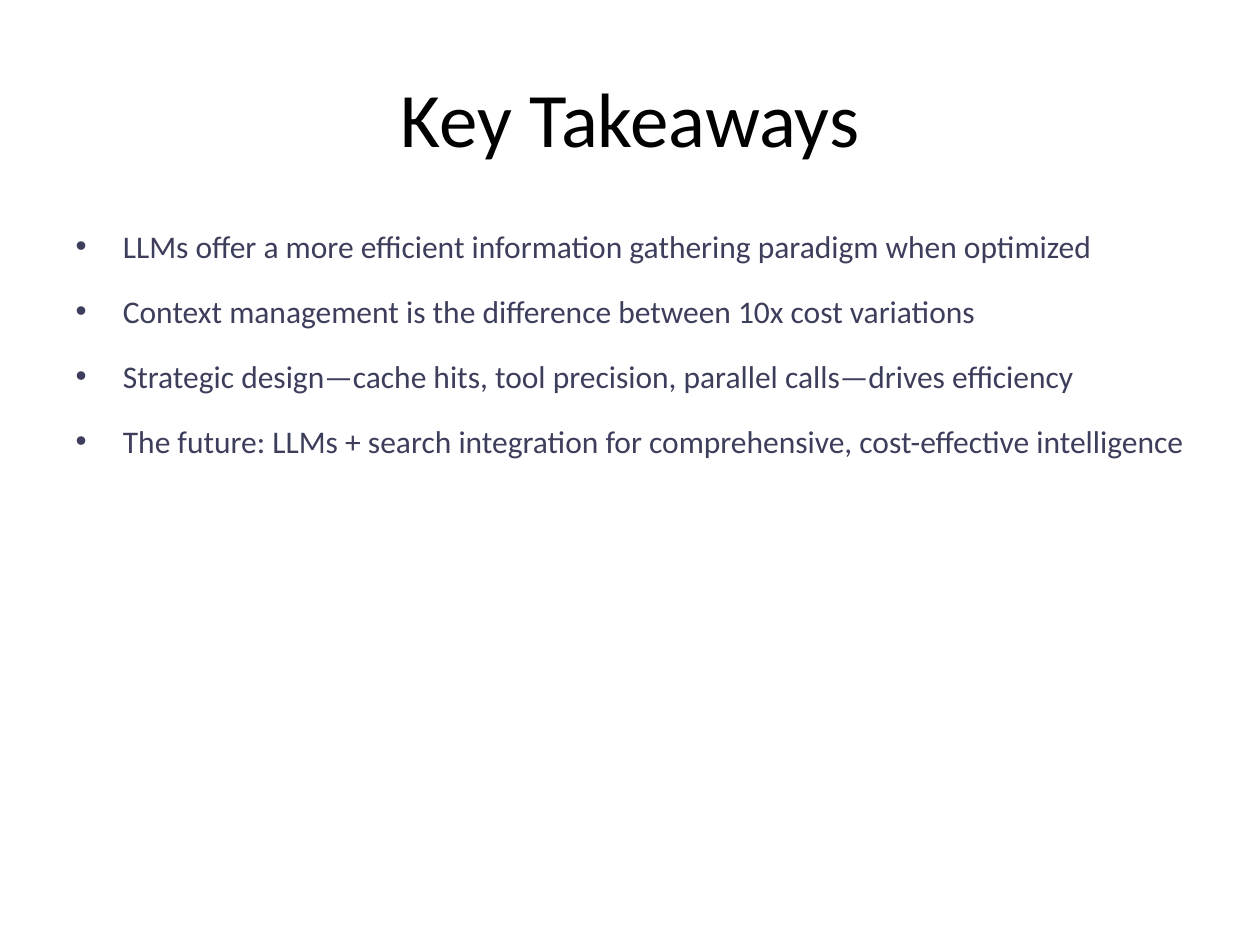
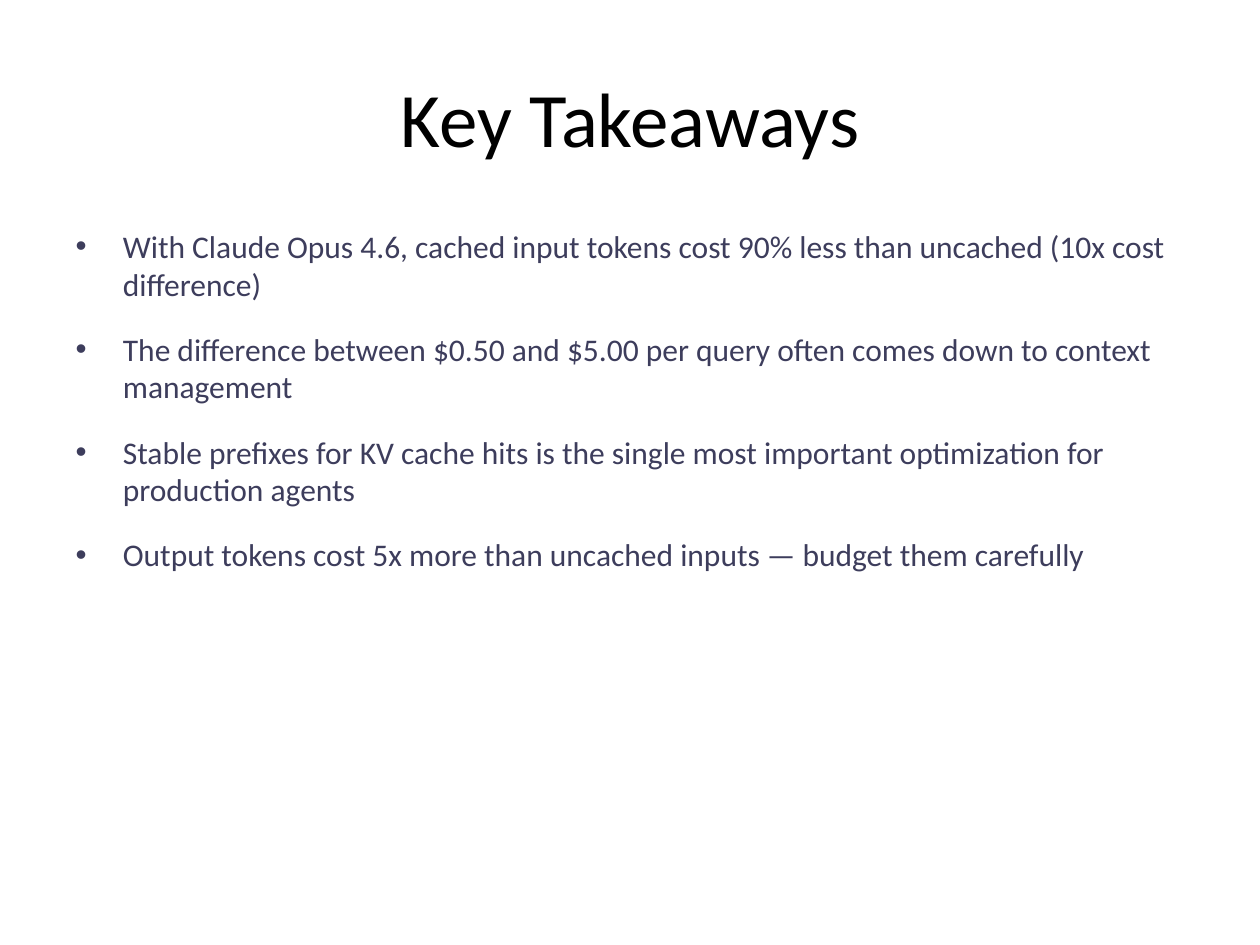
Before and after one commit to ms4674/Equity-research, a slide deck: slide 8 of LLM_Information_Efficiency_Presentation.pptx (slide 9 before the commit). Drawn at 1260x945 pixels with LibreOffice and Linux fonts; fonts in the diff are those of the drawing. Boxes give left, top, right and bottom in pixels: in the first picture for what was removed or moved away, otherwise in the second. Text is boxed around its words. In the diff, an @@ line names an element or a change of style, - is before the commit and + after.

```diff
--- a/LLM_Information_Efficiency_Presentation.pptx
+++ b/LLM_Information_Efficiency_Presentation.pptx
@@ text at [123,235,1164,572]: text changed @@
-• LLMs offer a more efficient information gathering paradigm when optimized
-• Context management is the difference between 10x cost variations
-• Strategic design—cache hits, tool precision, parallel calls—drives efficiency
-• The future: LLMs + search integration for comprehensive, cost-effective intelligence
+• With Claude Opus 4.6, cached input tokens cost 90% less than uncached (10x cost difference)
+• The difference between $0.50 and $5.00 per query often comes down to context management
+• Stable prefixes for KV cache hits is the single most important optimization for production agents
+• Output tokens cost 5x more than uncached inputs — budget them carefully
```
Also in this commit, not shown: 4 other slides changed, 1 slide added, 2 slides removed, 1 other file.
